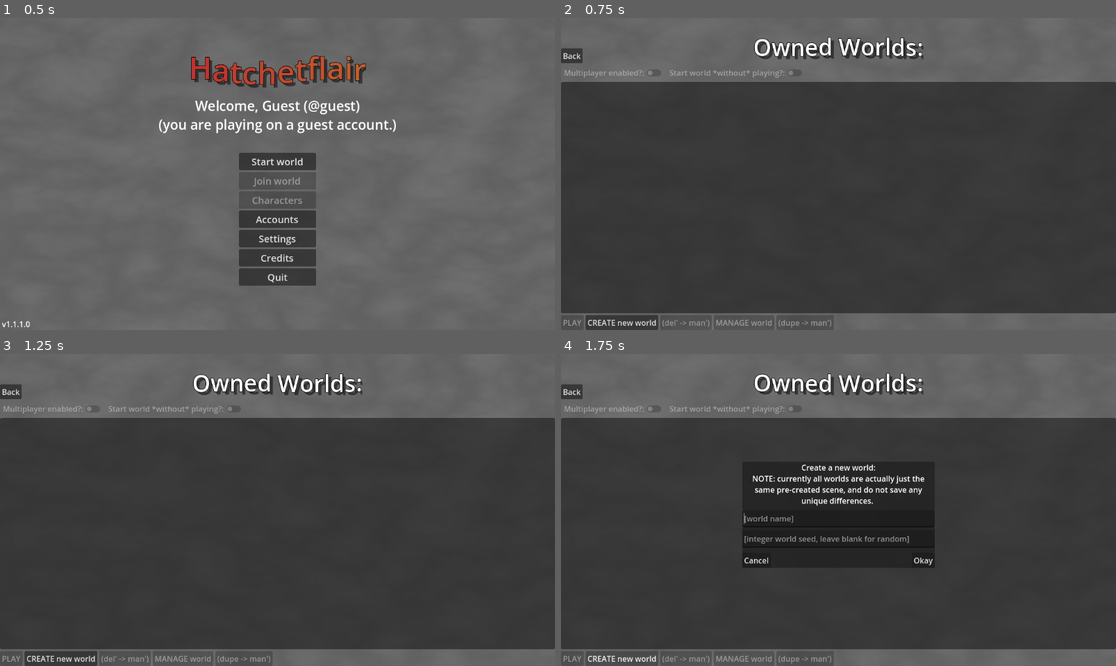
Above: before the commit, frames 1-4 (two rows, left to right).
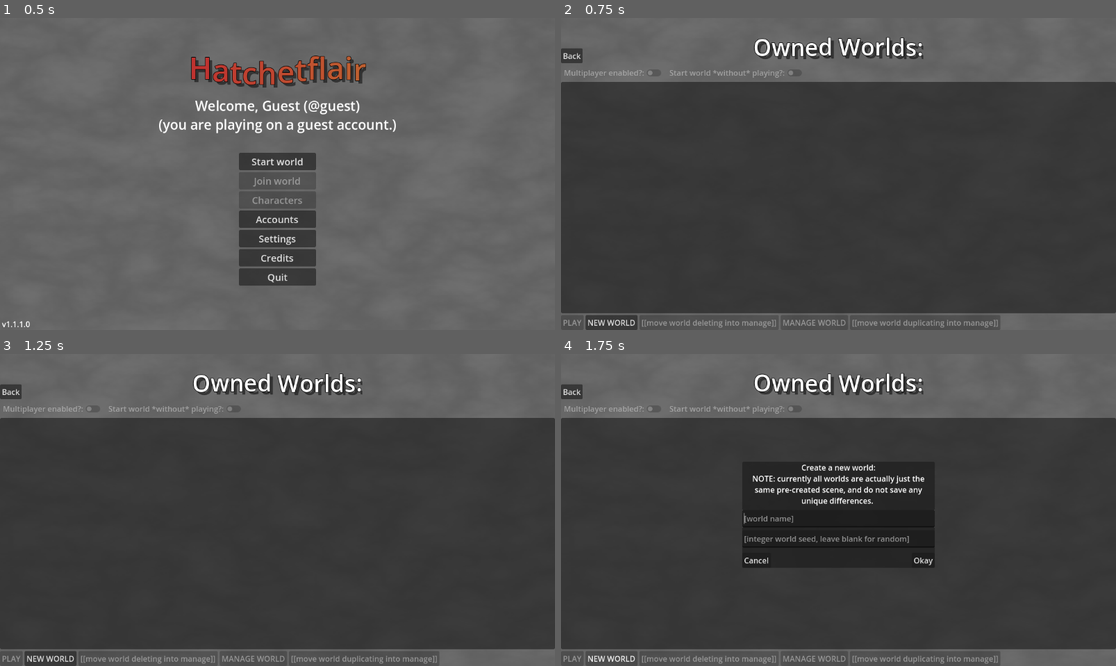
Above: after the commit, the same moments.

Repository: pixerhp/Hatchetflair
Game: Godot game, scene res://scenes/main_scenes/main_menu.tscn
Two runs of this game, one before a commit and one after it. Both use one fixed random seed, a clock stepped at 60 frames per second and the inputs below.
Inputs:
- Up to frame 1 (0.5 s): no input
- Up to frame 2 (0.75 s): click "Start world" at 0.5 s
- Up to frame 3 (1.25 s): no input
- Up to frame 4 (1.75 s): click "CREATE new world" (after the commit: "NEW WORLD") at 1.25 s

Frame 1 is identical in both runs. In frame 2, 0.6% of the frame differs, in the area x 4-79%, y 95-100%; in frame 3, 0.6%; in frame 4, 0.6%.

Commit message:
Edit button names and add tooltips

Diff:
--- a/scenes/main_scenes/main_menu.tscn
+++ b/scenes/main_scenes/main_menu.tscn
@@ -89,6 +89,7 @@
 anchor_bottom = 1.0
 grow_horizontal = 2
 grow_vertical = 2
+tooltip_text = "Click?"
 flat = true
 
 [node name="Spacer2" type="Control" parent="Menus/TitleMenu/TitleUI"]
@@ -128,6 +129,7 @@
 custom_minimum_size = Vector2(160, 0)
 layout_mode = 2
 size_flags_horizontal = 4
+tooltip_text = "(Multiplayer networking has not yet been implimented. Sorry!)"
 theme_override_font_sizes/font_size = 20
 disabled = true
 text = "Join world"
@@ -137,6 +139,7 @@
 custom_minimum_size = Vector2(160, 0)
 layout_mode = 2
 size_flags_horizontal = 4
+tooltip_text = "(Character customization has not yet been implimented. Sorry!)"
 theme_override_font_sizes/font_size = 20
 disabled = true
 text = "Characters"
@@ -1062,22 +1065,22 @@
 
 [node name="NewWorld" type="Button" parent="Menus/WorldsMenu/WorldsUI/WorldButtons"]
 layout_mode = 2
-text = "CREATE new world"
+text = "NEW WORLD"
 
 [node name="DeleteWorld" type="Button" parent="Menus/WorldsMenu/WorldsUI/WorldButtons"]
 layout_mode = 2
 disabled = true
-text = "(del' -> man')"
+text = "[[move world deleting into manage]]"
 
 [node name="EditWorld" type="Button" parent="Menus/WorldsMenu/WorldsUI/WorldButtons"]
 layout_mode = 2
 disabled = true
-text = "MANAGE world"
+text = "MANAGE WORLD"
 
 [node name="DuplicateWorld" type="Button" parent="Menus/WorldsMenu/WorldsUI/WorldButtons"]
 layout_mode = 2
 disabled = true
-text = "(dupe -> man')"
+text = "[[move world duplicating into manage]]"
 
 [node name="NewWorldPopup" type="Panel" parent="Menus/WorldsMenu"]
 visible = false
